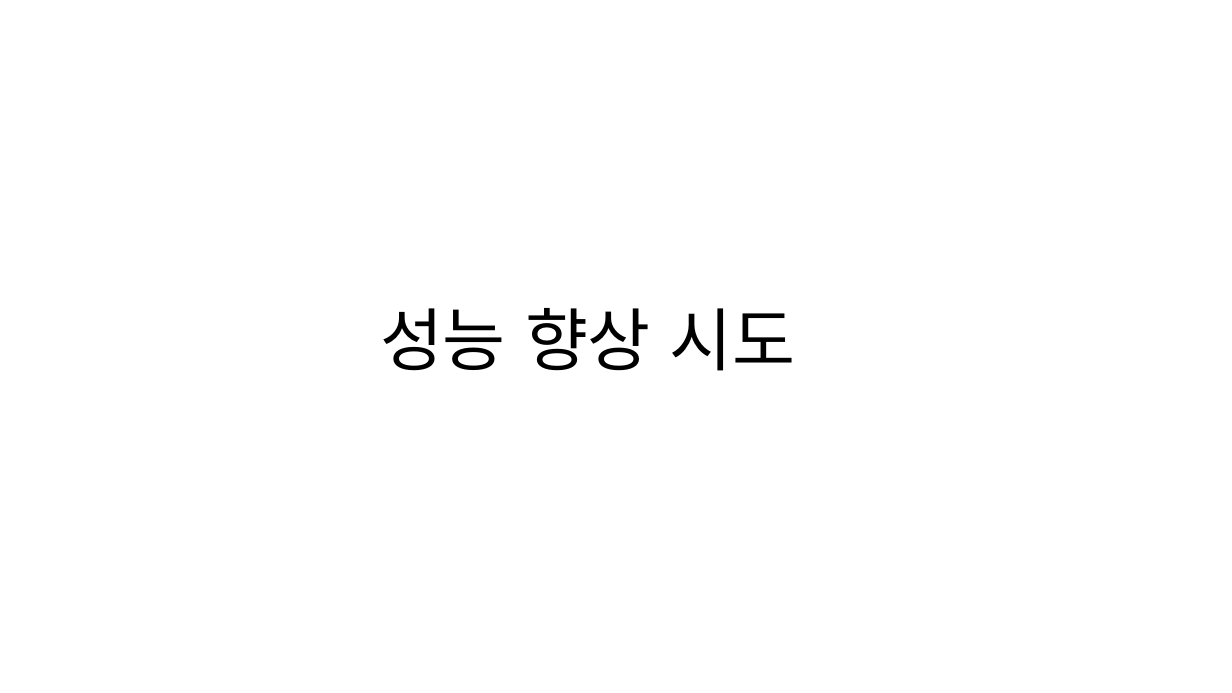
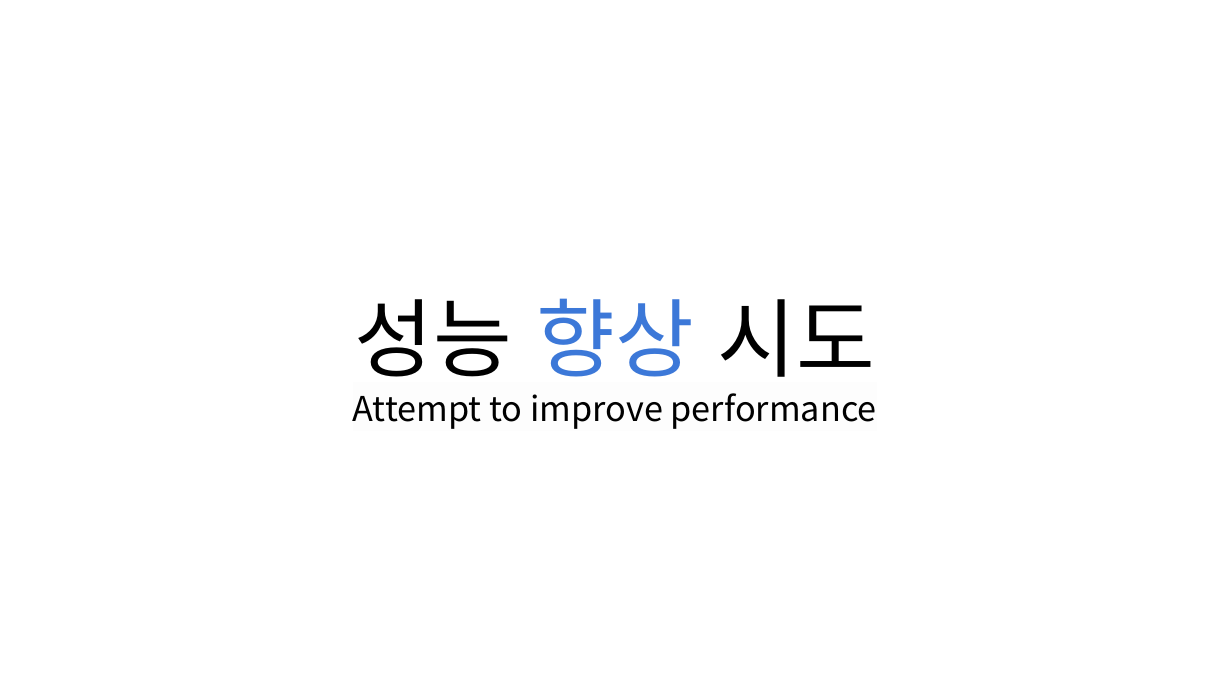
Before and after one commit to git-ThLee/AIFFEL_DLthon_NLP, a slide deck: slide 29 of presentation.pptx. Drawn at 1232x693 pixels with LibreOffice and Linux fonts; fonts in the diff are those of the drawing. Boxes give left, top, right and bottom in pixels: in the first picture for what was removed or moved away, otherwise in the second. Text is boxed around its words. In the diff, an @@ line names an element or a change of style, - is before the commit and + after.

```diff
--- a/presentation.pptx
+++ b/presentation.pptx
@@ title "성능 향상 시도": place and size @@
-title "성능 향상 시도" at <box>380,308,796,371</box>
+title "성능 향상 시도" at <box>355,298,875,377</box>
@@ title "성능 향상 시도" at <box>355,298,875,377</box>: size 40 to 50 pt; text colour #000000 to #3C78D8 in "향상" @@
@@ title added at <box>353,393,877,429</box>, 20 pt, text #000000 @@
+Attempt to improve performance
```
Also in this commit, not shown: 10 other slides changed, 32 slides added, 22 slides removed.
